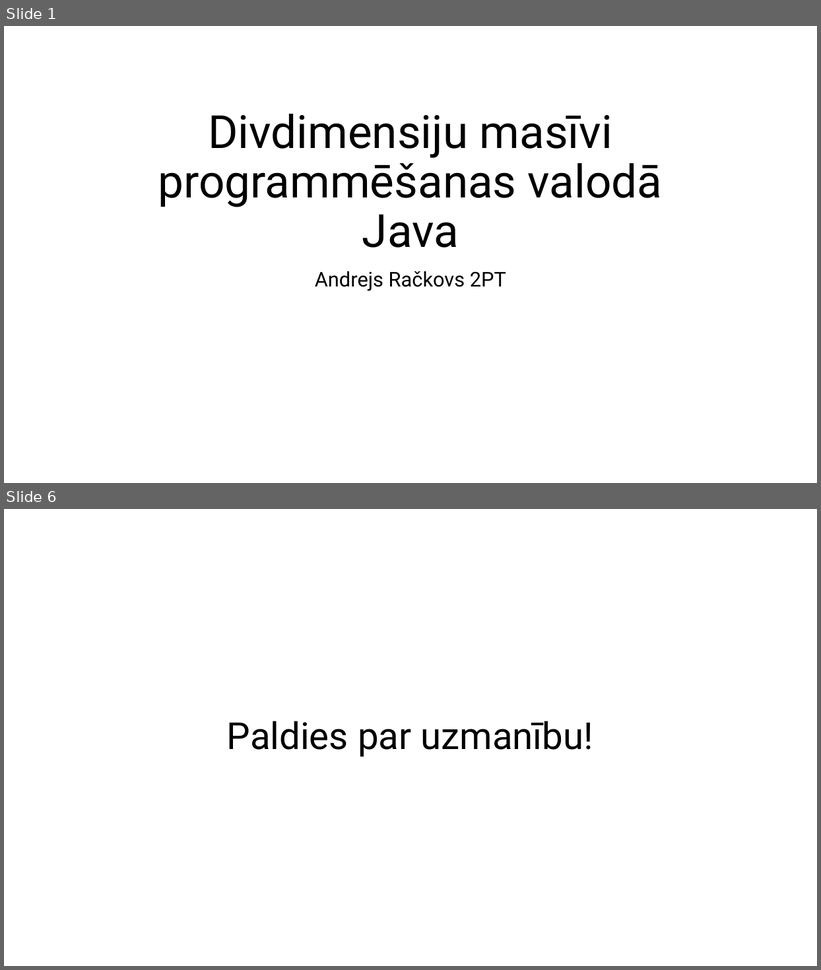
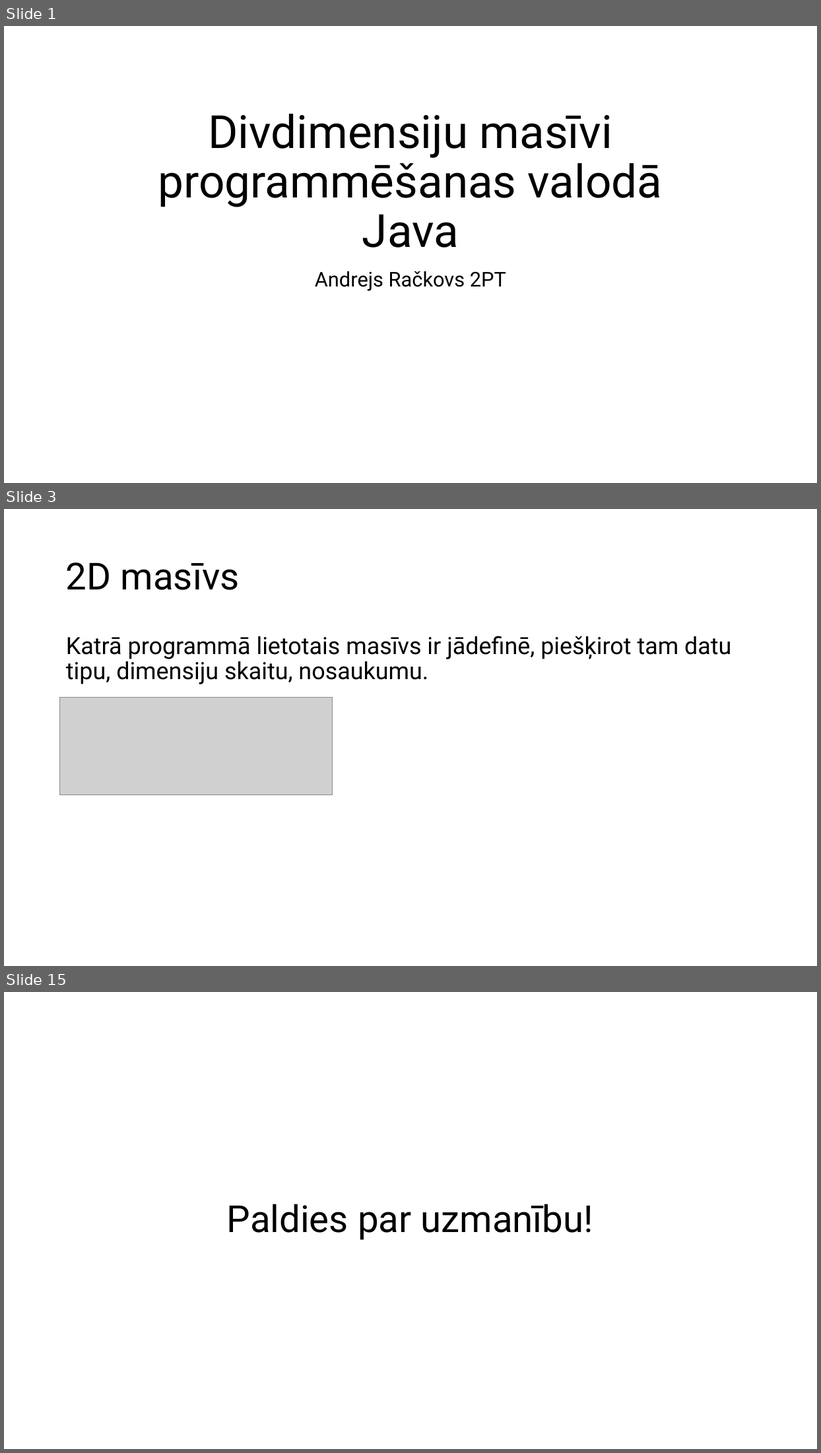
Before and after one commit to Andrejatsm/Eksamens, a slide deck: 2D Array.pptx. Shown one above the other, each under a label of ours: slides 1 and 6 before the commit, slides 1, 3 and 15 after it; the slides between them are not shown. The pictures are 821x970 and 821x1453 pixels, drawn with LibreOffice and Linux fonts; fonts in the diff are those of the drawing; grey boxes stand for pictures. Boxes give left, top, right and bottom in pixels: in the first picture for what was removed or moved away, otherwise in the second. Text is boxed around its words. In the diff, an @@ line names an element or a change of style, - is before the commit and + after.

```diff
--- a/2D Array.pptx
+++ b/2D Array.pptx
@@ slide 3 added at box(4, 509, 817, 966), background #FFFFFF @@
@@ title added at box(66, 562, 240, 590), 44 pt, text #000000 @@
+2D masīvs
@@ text added at box(66, 636, 731, 685), 28 pt, text #000000 @@
+Katrā programmā lietotais masīvs ir jādefinē, piešķirot tam datu tipu, dimensiju skaitu, nosaukumu.
@@ picture added at box(60, 698, 333, 795) @@
@@ what was slide 6 is now slide 15 @@
```
Also in this commit, not shown: 3 slides changed, 9 other slides added, 1 slide removed, 1 other file.
